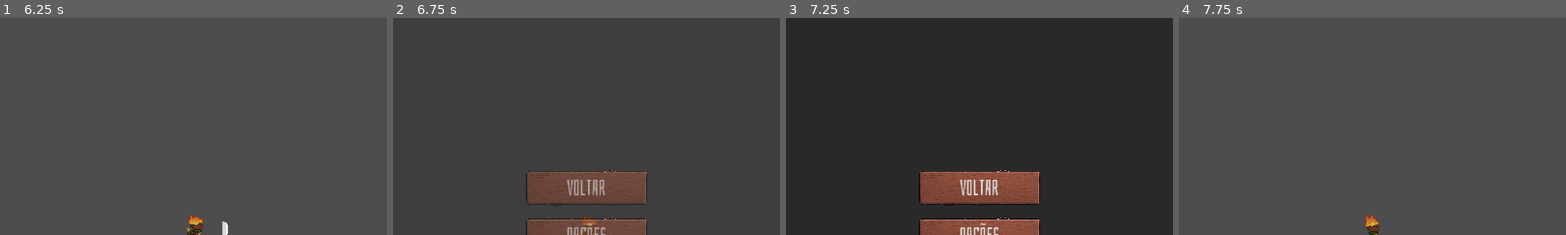
Above: before the commit, frames 1-4 (left to right).
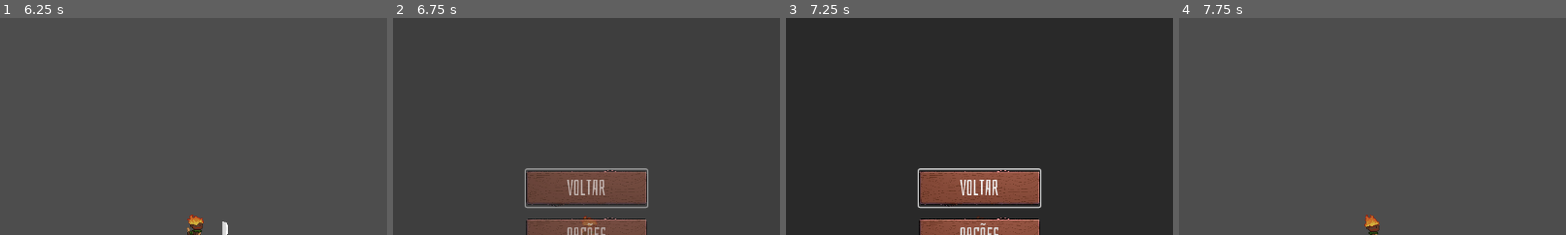
Above: after the commit, the same moments.

Repository: carolinalimaal/tekoha
Game: Godot game, scene res://UI/main_menu/main_menu.tscn
The game is run twice, just before and just after one commit, with the same random seed, the same clock (stepped at 60 frames per second) and the same inputs.
Inputs (mouse positions are % of the whole screen's width and height, from its top left):
- Up to frame 1 (6.25 s): click "Novo Jogo" at 0.5 s; click "Novo Jogo" at 1.25 s; click "Carregar Jogo" at 2 s; tap Enter at 2.75, 5.75 s; move the mouse to (72, 45) at 2.77 s; hold D (move_right) 2.78-3.53 s; click (72, 45) at 2.85 s; move the mouse to (30, 55) at 3.52 s; hold S (move_down) 3.53-4.28 s; right-click (30, 55) at 3.6 s; tap Space at 4.25 s; move the mouse to (60, 28) at 4.27 s; hold D (move_right) 4.28-5.03 s; click (60, 28) at 4.35 s; move the mouse to (45, 70) at 5.02 s; hold W (move_up) 5.03-5.78 s; right-click (45, 70) at 5.1 s; move the mouse to (80, 65) at 5.77 s; hold A (move_left) from 5.78 s (still down); click (80, 65) at 5.85 s
- Up to frame 2 (6.75 s): keep holding A (move_left); tap Escape (pause) at 6.4 s; move the mouse to (20, 35) at 6.52 s; right-click (20, 35) at 6.6 s
- Up to frame 3 (7.25 s): keep holding A (move_left)
- Up to frame 4 (7.75 s): release A (move_left) at 7.25 s; click "Voltar" at 7.25 s
The pictures show only the part of the screen within x 25-75%, y 0-50%; the shares and areas given below are measured in that part.

Frame 1 is identical in both runs. In frame 2, 0.6% of the frame differs, in the area x 34-66%, y 69-88%; in frame 3, 0.7%, in the area x 33-67%, y 69-88%; in frame 4, nothing differs.

Commit message:
feat: adição de foco aos botões
Adição de foco aos botões para permitir a interação via controle

Diff:
--- a/tekoha/UI/pause_menu/pause_menu.gd
+++ b/tekoha/UI/pause_menu/pause_menu.gd
@@ -28,6 +28,7 @@
 	_is_open = true
 	self.visible = true
 	animation_player.play("pause")
+	back_to_game_button.grab_focus()
 
 func _resume() -> void:
 	get_tree().paused = false
